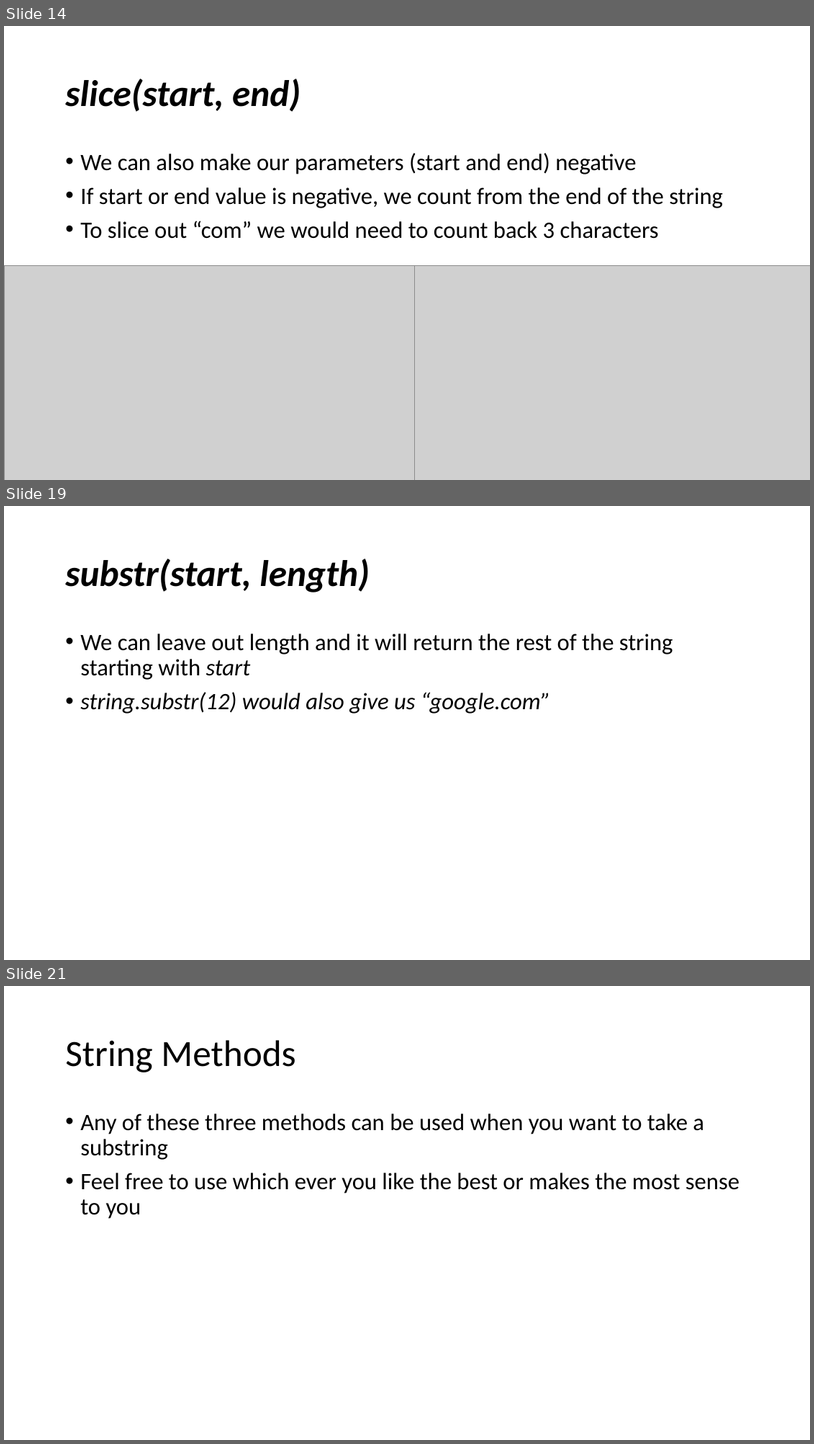
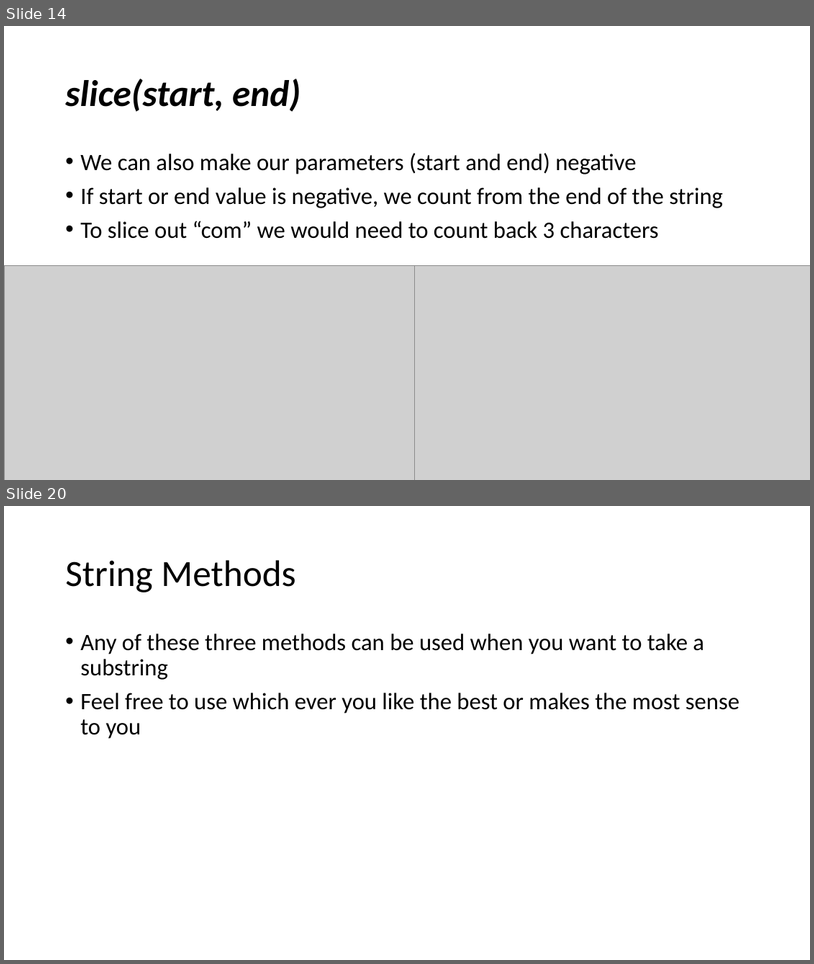
Before and after one commit to YWCANWIL-TechLab/Module4-DataTypes-Day1, a slide deck: slides/Strings.pptx. Shown one above the other, each under a label of ours: slides 14, 19 and 21 before the commit, slides 14 and 20 after it; the slides between them are not shown. The pictures are 814x1444 and 814x964 pixels, drawn with LibreOffice and Linux fonts; fonts in the diff are those of the drawing; grey boxes stand for pictures. Boxes give left, top, right and bottom in pixels: in the first picture for what was removed or moved away, otherwise in the second. Text is boxed around its words. In the diff, an @@ line names an element or a change of style, - is before the commit and + after.

```diff
--- a/slides/Strings.pptx
+++ b/slides/Strings.pptx
@@ slide 19 removed at [4, 506, 810, 960], background #FFFFFF @@
@@ title removed at [65, 559, 370, 592] @@
-substr(start, length)
@@ text removed at [80, 633, 674, 713] @@
-• We can leave out length and it will return the rest of the string starting with start
-• string.substr(12) would also give us “google.com”
@@ what was slide 21 is now slide 20 @@
```
Also in this commit, not shown: 17 slides changed, 1 slide added, 2 other slides removed.
